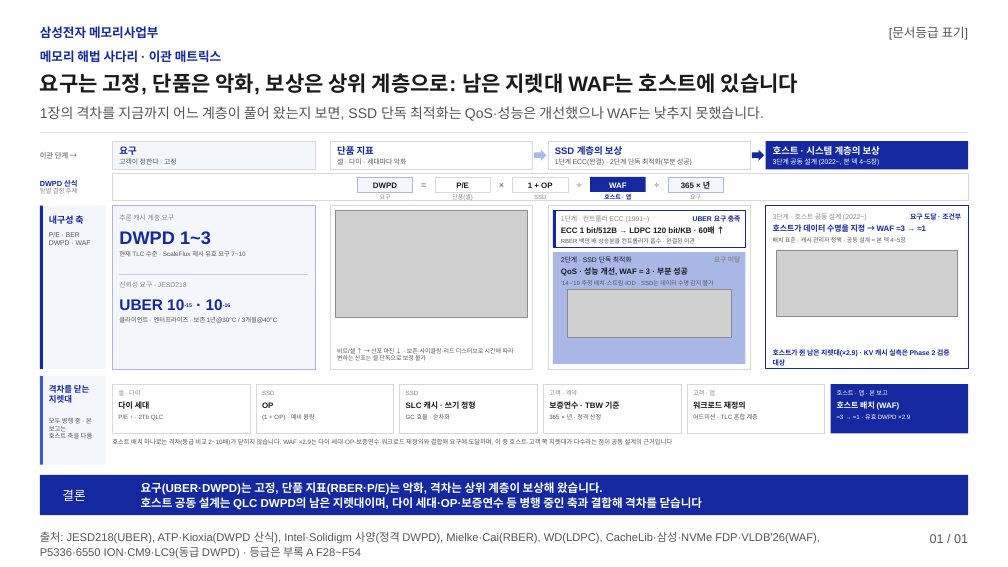
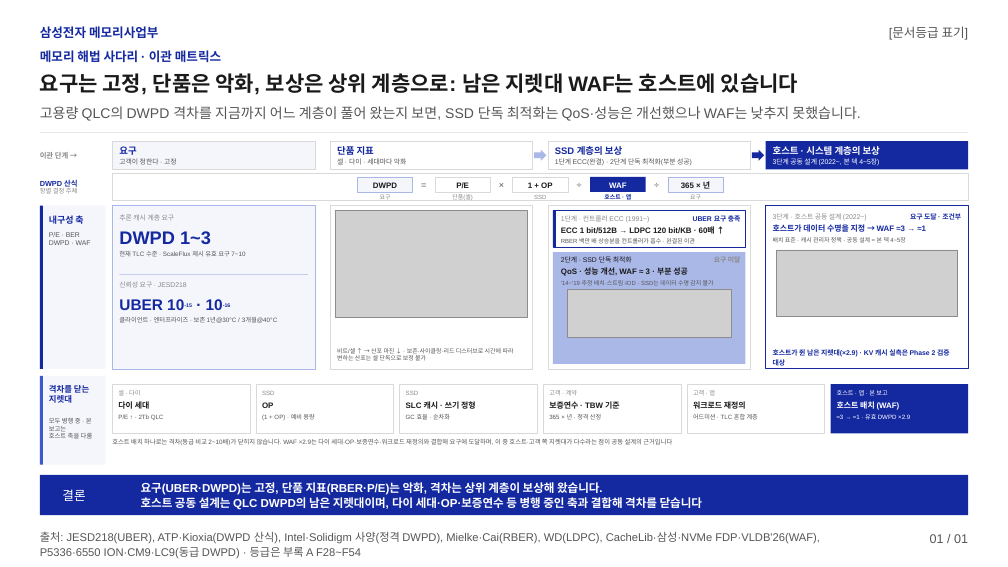
Before and after one commit to k31001/action-learning, a slide deck: slide 1 of outputs/presentation/memory-solution-ladder.pptx. Drawn at 1008x567 pixels with LibreOffice and Linux fonts; fonts in the diff are those of the drawing; grey boxes stand for pictures. Boxes give left, top, right and bottom in pixels: in the first picture for what was removed or moved away, otherwise in the second. Text is boxed around its words. In the diff, an @@ line names an element or a change of style, - is before the commit and + after.

```diff
--- a/outputs/presentation/memory-solution-ladder.pptx
+++ b/outputs/presentation/memory-solution-ladder.pptx
@@ text at [40,106,860,121]: text changed @@
-1장의 격차를 지금까지 어느 계층이 풀어 왔는지 보면, SSD 단독 최적화는 QoS·성능은 개선했으나 WAF는 낮추지 못했습니다.
+고용량 QLC의 DWPD 격차를 지금까지 어느 계층이 풀어 왔는지 보면, SSD 단독 최적화는 QoS·성능은 개선했으나 WAF는 낮추지 못했습니다.
```
Also in this commit, not shown: 13 other files.
